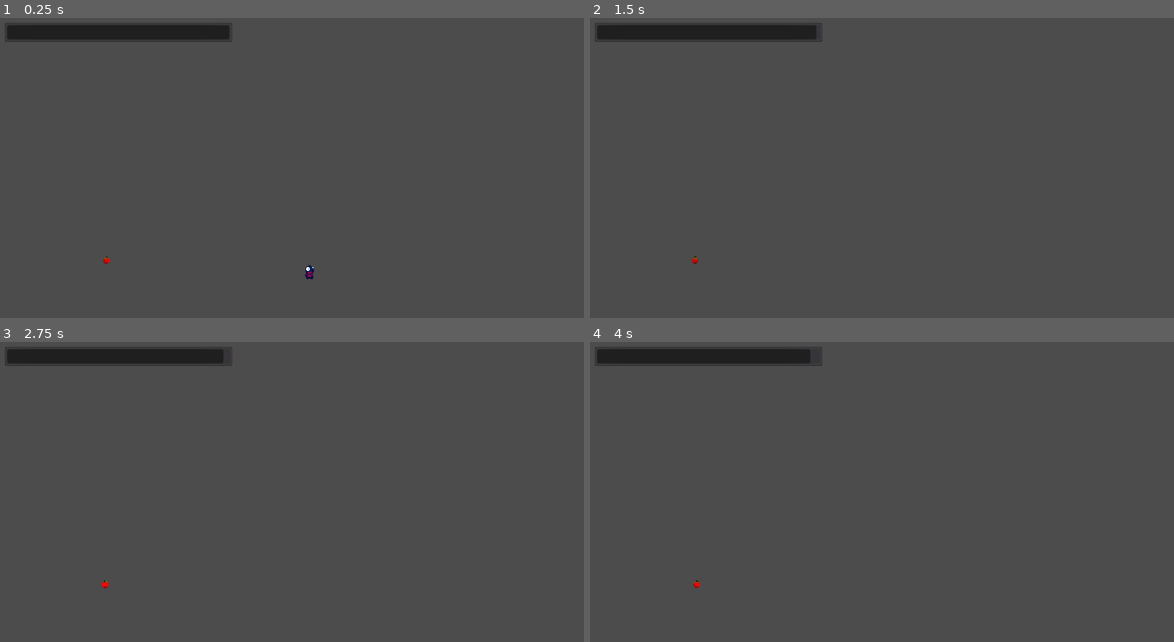
Above: before the commit, frames 1-4 (two rows, left to right).
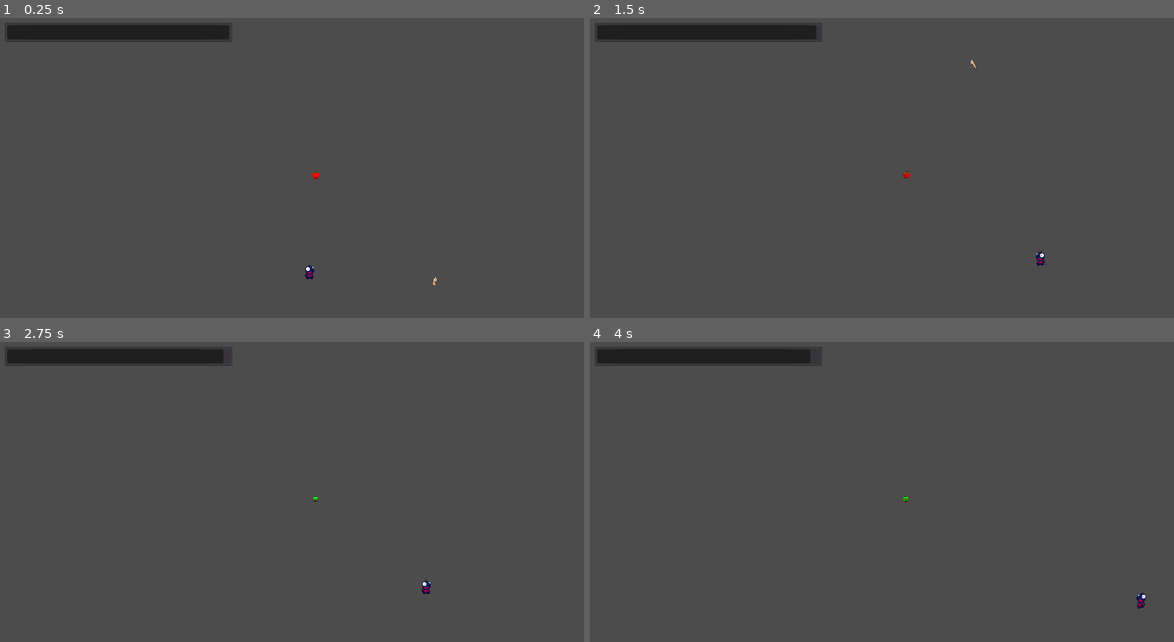
Above: after the commit, the same moments.

Repository: bosskab123/godot-wild-jam-36
Game: Godot game, scene res://scenes/tests/WormTest.tscn
Two runs of this game, one before a commit and one after it. Both use one fixed random seed, a clock stepped at 60 frames per second and the inputs below. This scene is started directly instead of the project's main scene.
Inputs:
- Up to frame 1 (0.25 s): no input
- Up to frame 2 (1.5 s): hold D (move_right) 0.53-1.28 s; tap W (jump) at 0.6, 0.77, 1.07 s; hold A (move_left) from 1.28 s (still down); tap Y (next_chunk) at 1.35 s
- Up to frame 3 (2.75 s): tap W (jump) at 1.52, 1.55, 1.82, 2.3 s; release A (move_left) at 2.03 s; hold D (move_right) from 2.03 s (still down); tap T (previous_chunk) at 2.1 s
- Up to frame 4 (4 s): tap W (jump) at 2.85, 3.02, 3.32, 3.77, 3.8 s; tap Enter at 3.5 s; release D (move_right) at 3.53 s; hold A (move_left) from 3.53 s (still down); tap Y (next_chunk) at 3.6 s

The runs differ from the first frame. In frame 1, less than 0.1% of the frame differs, in the area x 17-75%, y 51-90%; in frame 2, 0.1%, in the area x 17-78%, y 13-83%; in frame 3, 0.1%; in frame 4, 0.1%.

Commit message:
add worm sprites, add interaction of worm with apple

Diff:
--- a/scenes/items/Apple.gd
+++ b/scenes/items/Apple.gd
@@ -6,6 +6,7 @@
 var BAD_APPLE_ENERGY: float = -40
 var energy: float = GOOD_APPLE_ENERGY
 var REDUCED_SIZE_FACTOR: float = 0.75
+var FADEOUT_TIME: float = 0.5
 
 func _on_Apple_body_entered(body: Node2D):
 	match body.name:
@@ -24,5 +25,6 @@
 func worm_eat_Apple(worm: Node2D):
 	energy = BAD_APPLE_ENERGY
 	self.scale *= REDUCED_SIZE_FACTOR
-	worm.eating = true
+	worm.is_eating = true
 	# Change sprite
+	$Sprite.material.set_shader_param("weight", 1)
--- a/scenes/items/Apple.tscn
+++ b/scenes/items/Apple.tscn
@@ -1,7 +1,8 @@
-[gd_scene load_steps=5 format=2]
+[gd_scene load_steps=6 format=2]
 
 [ext_resource path="res://scenes/items/Apple.gd" type="Script" id=1]
 [ext_resource path="res://scenes/items/AppleTexture.tscn" type="PackedScene" id=2]
+[ext_resource path="res://scenes/items/PoisionAppleMaterial.tres" type="Material" id=3]
 
 [sub_resource type="CircleShape2D" id=2]
 radius = 8.0
@@ -27,6 +28,8 @@
 shape = SubResource( 2 )
 
 [node name="Sprite" type="Sprite" parent="."]
+material = ExtResource( 3 )
+position = Vector2( 0.105114, -0.105112 )
 texture = SubResource( 3 )
 
 [connection signal="body_entered" from="." to="." method="_on_Apple_body_entered"]
--- a/scenes/items/AppleTexture.tscn
+++ b/scenes/items/AppleTexture.tscn
@@ -6,7 +6,7 @@
 [node name="AppleTexture" type="Spatial"]
 
 [node name="apple" parent="." instance=ExtResource( 2 )]
-transform = Transform( 0.133681, 0.338951, 0.931262, 0, 0.939693, -0.342019, -0.991025, 0.045721, 0.125623, 0, -0.091, 0 )
+transform = Transform( 0.90143, -0.148073, -0.406833, 0, 0.939693, -0.342019, 0.432938, 0.308308, 0.84707, 0, -0.091, 0 )
 script = ExtResource( 1 )
 
 [node name="Camera" type="Camera" parent="."]
--- /dev/null
+++ b/scenes/items/PoisionAppleMaterial.tres
@@ -0,0 +1,123 @@
+[gd_resource type="ShaderMaterial" load_steps=12 format=2]
+
+[sub_resource type="VisualShaderNodeScalarUniform" id=15]
+uniform_name = "weight"
+
+[sub_resource type="VisualShaderNodeScalarInterp" id=16]
+default_input_values = [ 0, 1.0, 1, 0.2, 2, 0.5 ]
+
+[sub_resource type="VisualShaderNodeScalarInterp" id=17]
+default_input_values = [ 0, 1.0, 1, 10.0, 2, 0.5 ]
+
+[sub_resource type="VisualShaderNodeInput" id=4]
+input_name = "texture"
+
+[sub_resource type="VisualShaderNodeInput" id=5]
+input_name = "uv"
+
+[sub_resource type="VisualShaderNodeTexture" id=6]
+source = 5
+
+[sub_resource type="VisualShaderNodeVectorDecompose" id=7]
+
+[sub_resource type="VisualShaderNodeVectorCompose" id=8]
+
+[sub_resource type="VisualShaderNodeScalarOp" id=9]
+operator = 2
+
+[sub_resource type="VisualShaderNodeScalarOp" id=14]
+operator = 2
+
+[sub_resource type="VisualShader" id=11]
+code = "shader_type canvas_item;
+uniform float weight;
+
+
+
+void vertex() {
+// Output:0
+
+}
+
+void fragment() {
+// ScalarUniform:11
+	float n_out11p0 = weight;
+
+// ScalarMix:14
+	float n_in14p0 = 1.00000;
+	float n_in14p1 = 0.20000;
+	float n_out14p0 = mix(n_in14p0, n_in14p1, n_out11p0);
+
+// Input:3
+	vec3 n_out3p0 = vec3(UV, 0.0);
+
+// Input:2
+
+// Texture:4
+	vec3 n_out4p0;
+	float n_out4p1;
+	{
+		vec4 TEXTURE_tex_read = texture(TEXTURE, n_out3p0.xy);
+		n_out4p0 = TEXTURE_tex_read.rgb;
+		n_out4p1 = TEXTURE_tex_read.a;
+	}
+
+// VectorDecompose:5
+	float n_out5p0 = n_out4p0.x;
+	float n_out5p1 = n_out4p0.y;
+	float n_out5p2 = n_out4p0.z;
+
+// ScalarOp:9
+	float n_out9p0 = n_out14p0 * n_out5p0;
+
+// ScalarMix:15
+	float n_in15p0 = 1.00000;
+	float n_in15p1 = 10.00000;
+	float n_out15p0 = mix(n_in15p0, n_in15p1, n_out11p0);
+
+// ScalarOp:7
+	float n_out7p0 = n_out5p1 * n_out15p0;
+
+// VectorCompose:6
+	vec3 n_out6p0 = vec3(n_out9p0, n_out7p0, n_out5p2);
+
+// Output:0
+	COLOR.rgb = n_out6p0;
+	COLOR.a = n_out4p1;
+
+}
+
+void light() {
+// Output:0
+
+}
+"
+graph_offset = Vector2( 6, -309 )
+mode = 1
+flags/light_only = false
+nodes/fragment/0/position = Vector2( 1140, 100 )
+nodes/fragment/2/node = SubResource( 4 )
+nodes/fragment/2/position = Vector2( -120, 280 )
+nodes/fragment/3/node = SubResource( 5 )
+nodes/fragment/3/position = Vector2( -120, 160 )
+nodes/fragment/4/node = SubResource( 6 )
+nodes/fragment/4/position = Vector2( 180, 120 )
+nodes/fragment/5/node = SubResource( 7 )
+nodes/fragment/5/position = Vector2( 400, -20 )
+nodes/fragment/6/node = SubResource( 8 )
+nodes/fragment/6/position = Vector2( 940, -20 )
+nodes/fragment/7/node = SubResource( 9 )
+nodes/fragment/7/position = Vector2( 700, -180 )
+nodes/fragment/9/node = SubResource( 14 )
+nodes/fragment/9/position = Vector2( 700, -300 )
+nodes/fragment/11/node = SubResource( 15 )
+nodes/fragment/11/position = Vector2( 120, -160 )
+nodes/fragment/14/node = SubResource( 16 )
+nodes/fragment/14/position = Vector2( 400, -280 )
+nodes/fragment/15/node = SubResource( 17 )
+nodes/fragment/15/position = Vector2( 400, -160 )
+nodes/fragment/connections = PoolIntArray( 2, 0, 4, 2, 3, 0, 4, 0, 4, 0, 5, 0, 7, 0, 6, 1, 5, 1, 7, 0, 5, 2, 6, 2, 4, 1, 0, 1, 5, 0, 9, 1, 9, 0, 6, 0, 6, 0, 0, 0, 11, 0, 14, 2, 14, 0, 9, 0, 11, 0, 15, 2, 15, 0, 7, 1 )
+
+[resource]
+shader = SubResource( 11 )
+shader_param/weight = null
--- a/scenes/obstacles/Worm.gd
+++ b/scenes/obstacles/Worm.gd
@@ -1,19 +1,45 @@
 extends KinematicBody2D
 
-export(float) var MOVE_SPEED: float = 75
-export(float) var MAX_X_SPEED: float = 250
-export(float) var MAX_Y_SPEED: float = 600
-var FADEOUT_TIME: float = 0.5
-var move_vector: Vector2
-var eating: bool = false
+export(float) var TIME_TO_REACH_APPLE = 2 # sec
+export(NodePath) onready var apple = get_node(apple) as Node2D
+
+var move_vector: Vector2 = Vector2.ZERO
+var is_eating: bool = false
+var is_jumping: bool = false
+
+func _ready():
+	if apple.position.x <= position.x:
+		$AnimatedSprite.flip_h = true
 
 func _physics_process(delta):
-	if eating:
+	if is_eating:
 		queue_free()
-	move_and_slide(move_vector, Vector2.UP)
+	move_vector += Vector2.DOWN * GlobalVars.GRAVITY
+	move_vector = move_and_slide(move_vector, Vector2.UP)
+
+	if is_jumping:
+		check_animation()
+
+func check_animation():
+	if move_vector.y >= 50 and $AnimatedSprite.animation != "fall":
+		$AnimatedSprite.play("fall")
+	if move_vector.y <= -50 and $AnimatedSprite.animation != "jump":
+		$AnimatedSprite.play("jump")
+	if move_vector.y >= -50 and move_vector.y <= 10 and $AnimatedSprite.animation != "fly":
+		$AnimatedSprite.play("fly")
 
 func _on_Area2D_body_entered(body):
-	if body.name == "Player":
-		move_vector += Vector2.LEFT * MOVE_SPEED + Vector2.DOWN * GlobalVars.GRAVITY
-		move_vector.x = clamp(move_vector.x, -MAX_X_SPEED, MAX_X_SPEED)
-		move_vector.y = clamp(move_vector.y, -MAX_Y_SPEED, MAX_Y_SPEED)
+	if body.name == "Player" and !is_jumping:
+		move_vector = calculate_jump_to_apple_vector()
+		is_jumping = true
+
+func calculate_jump_to_apple_vector() -> Vector2:
+	var t  = TIME_TO_REACH_APPLE
+	var dest_x = apple.position.x
+	var dest_y = apple.position.y
+
+	# u = s/t - 1/2at
+	var init_x = (dest_x - position.x) / t
+	var init_y = ((dest_y - position.y)/t) - ((Engine.iterations_per_second * GlobalVars.GRAVITY * t)/2)
+
+	return Vector2(init_x, init_y)
--- a/scenes/obstacles/Worm.tscn
+++ b/scenes/obstacles/Worm.tscn
@@ -1,16 +1,85 @@
-[gd_scene load_steps=4 format=2]
+[gd_scene load_steps=17 format=2]
 
 [ext_resource path="res://scenes/obstacles/Worm.gd" type="Script" id=1]
+[ext_resource path="res://assets/sprites/worm/Worm Sprite Sheet.png" type="Texture" id=2]
 
-[sub_resource type="CapsuleShape2D" id=1]
+[sub_resource type="CircleShape2D" id=1]
+radius = 12.0
 
 [sub_resource type="CircleShape2D" id=2]
 radius = 200.0
 
+[sub_resource type="AtlasTexture" id=3]
+atlas = ExtResource( 2 )
+region = Rect2( 0, 0, 32, 32 )
+
+[sub_resource type="AtlasTexture" id=4]
+atlas = ExtResource( 2 )
+region = Rect2( 32, 0, 32, 32 )
+
+[sub_resource type="AtlasTexture" id=5]
+atlas = ExtResource( 2 )
+region = Rect2( 64, 0, 32, 32 )
+
+[sub_resource type="AtlasTexture" id=6]
+atlas = ExtResource( 2 )
+region = Rect2( 96, 0, 32, 32 )
+
+[sub_resource type="AtlasTexture" id=7]
+atlas = ExtResource( 2 )
+region = Rect2( 128, 0, 32, 32 )
+
+[sub_resource type="AtlasTexture" id=8]
+atlas = ExtResource( 2 )
+region = Rect2( 160, 0, 32, 32 )
+
+[sub_resource type="AtlasTexture" id=9]
+atlas = ExtResource( 2 )
+region = Rect2( 192, 0, 32, 32 )
+
+[sub_resource type="AtlasTexture" id=10]
+atlas = ExtResource( 2 )
+region = Rect2( 224, 0, 32, 32 )
+
+[sub_resource type="AtlasTexture" id=20]
+atlas = ExtResource( 2 )
+region = Rect2( 128, 32, 32, 32 )
+
+[sub_resource type="AtlasTexture" id=13]
+atlas = ExtResource( 2 )
+region = Rect2( 64, 32, 32, 32 )
+
+[sub_resource type="AtlasTexture" id=21]
+atlas = ExtResource( 2 )
+region = Rect2( 96, 32, 32, 32 )
+
+[sub_resource type="SpriteFrames" id=19]
+animations = [ {
+"frames": [ SubResource( 3 ), SubResource( 4 ), SubResource( 5 ), SubResource( 6 ), SubResource( 7 ), SubResource( 8 ), SubResource( 9 ), SubResource( 10 ) ],
+"loop": true,
+"name": "idle",
+"speed": 8.0
+}, {
+"frames": [ SubResource( 20 ) ],
+"loop": true,
+"name": "fall",
+"speed": 5.0
+}, {
+"frames": [ SubResource( 13 ) ],
+"loop": true,
+"name": "jump",
+"speed": 8.0
+}, {
+"frames": [ SubResource( 21 ) ],
+"loop": true,
+"name": "fly",
+"speed": 5.0
+} ]
+
 [node name="Worm" type="KinematicBody2D"]
 z_index = -2
 collision_layer = 2
-collision_mask = 32
+collision_mask = 16
 script = ExtResource( 1 )
 
 [node name="CollisionShape2D" type="CollisionShape2D" parent="."]
@@ -21,4 +90,10 @@
 [node name="CollisionShape2D" type="CollisionShape2D" parent="Area2D"]
 shape = SubResource( 2 )
 
+[node name="AnimatedSprite" type="AnimatedSprite" parent="."]
+frames = SubResource( 19 )
+animation = "idle"
+frame = 2
+playing = true
+
 [connection signal="body_entered" from="Area2D" to="." method="_on_Area2D_body_entered"]
--- a/scenes/tests/WormTest.tscn
+++ b/scenes/tests/WormTest.tscn
@@ -9,18 +9,20 @@
 [node name="Node2D" type="Node2D"]
 
 [node name="Worm" parent="." instance=ExtResource( 1 )]
-position = Vector2( 773.081, 438.544 )
+position = Vector2( 773.081, 480.761 )
+apple = NodePath("../Apple")
 
 [node name="Player" parent="." instance=ExtResource( 3 )]
 position = Vector2( 562.363, 451.272 )
-collision_layer = 2
 
 [node name="StaticBody2D" type="StaticBody2D" parent="."]
 position = Vector2( 515.527, 497.297 )
 scale = Vector2( 50, 0.403 )
+collision_layer = 16
+collision_mask = 0
 
 [node name="CollisionShape2D" type="CollisionShape2D" parent="StaticBody2D"]
 shape = SubResource( 1 )
 
 [node name="Apple" parent="." instance=ExtResource( 2 )]
-position = Vector2( 220.124, 451.272 )
+position = Vector2( 573.301, 307.479 )
Binary file added: assets/sprites/worm/Worm Sprite Sheet.png
Not shown, added: assets/sprites/worm/Worm Sprite Sheet.png.import
